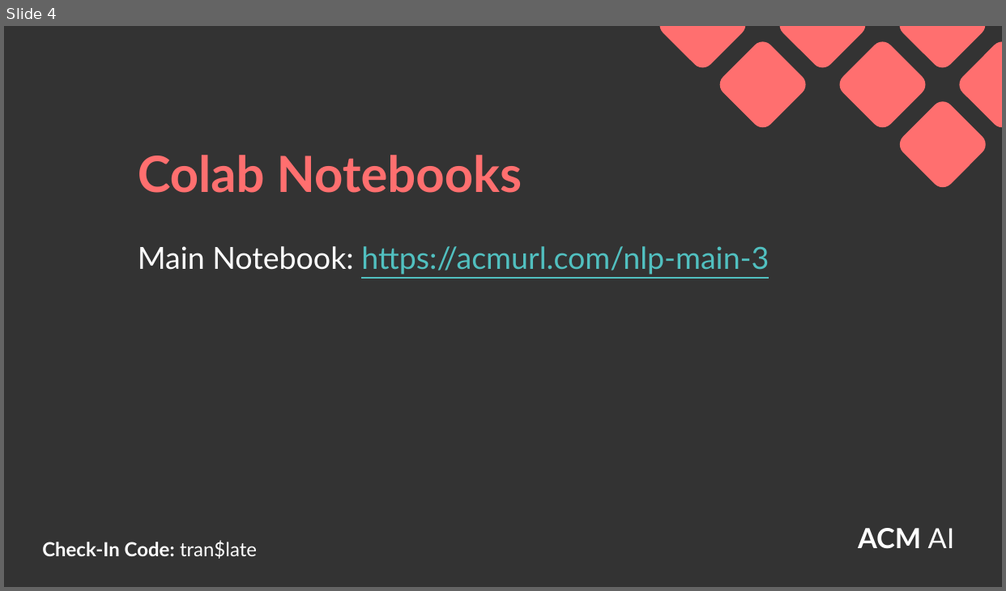
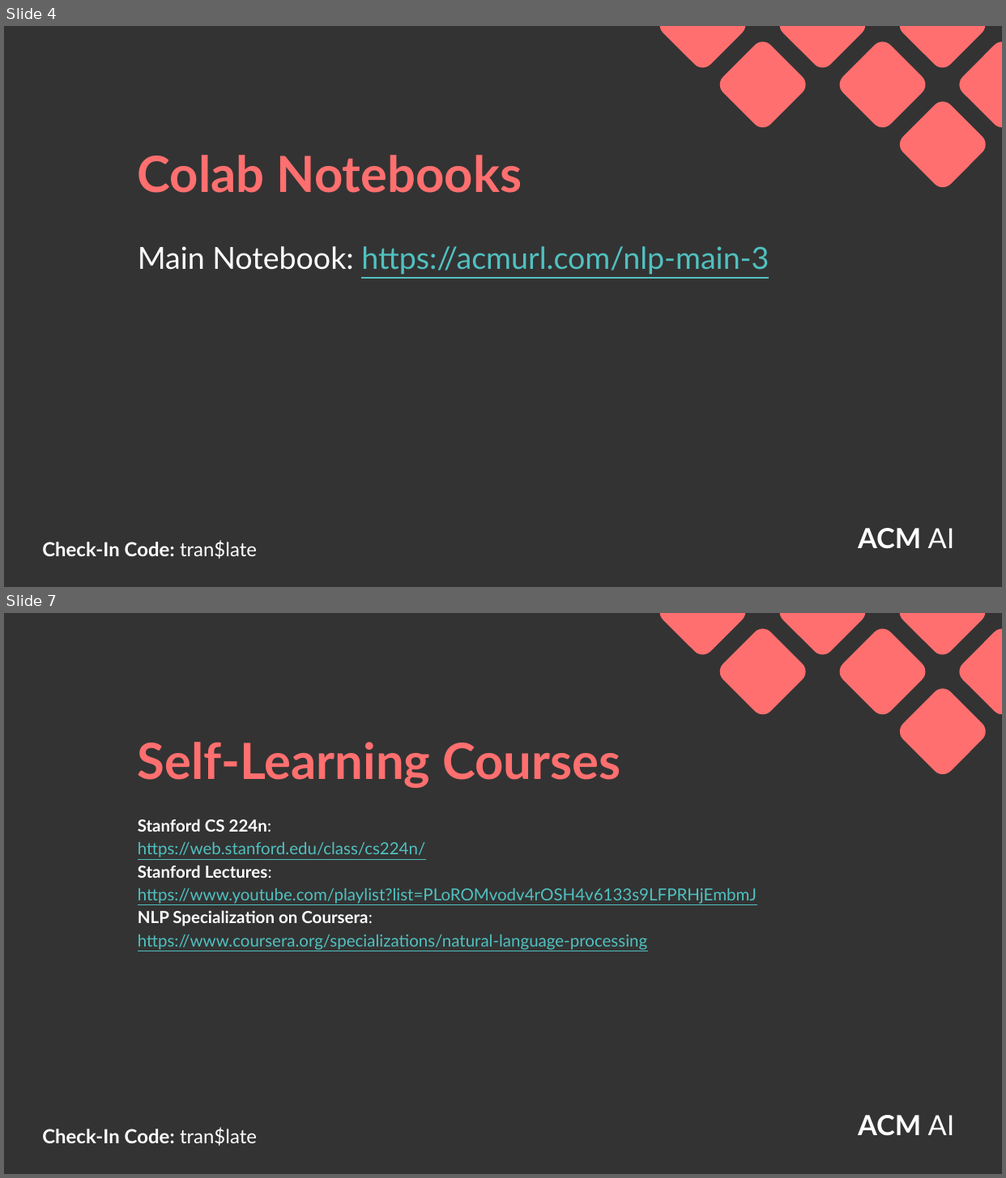
Before and after one commit to acmucsd/acm-ai-workshops, a slide deck: SP22/nlp-series/workshop-3/presentation-resources/NLP_Workshop_3_-_Seq2Seq_for_Machine_Translation.pptx. Shown one above the other, each under a label of ours: slide 4 before the commit, slides 4 and 7 after it; the slides between them are not shown. The pictures are 1006x591 and 1006x1178 pixels, drawn with LibreOffice and Linux fonts; fonts in the diff are those of the drawing; background and template pictures are left out. Boxes give left, top, right and bottom in pixels: in the first picture for what was removed or moved away, otherwise in the second. Text is boxed around its words. In the diff, an @@ line names an element or a change of style, - is before the commit and + after.

```diff
--- a/SP22/nlp-series/workshop-3/presentation-resources/NLP_Workshop_3_-_Seq2Seq_for_Machine_Translation.pptx
+++ b/SP22/nlp-series/workshop-3/presentation-resources/NLP_Workshop_3_-_Seq2Seq_for_Machine_Translation.pptx
@@ slide 7 added at [4,613,1002,1174], background #333333; not listed: 9 template elements that a slide beside it also shows @@
@@ title added at [138,742,620,788], 36 pt, text #FF6F6F, bold @@
+Self-Learning Courses
@@ text added at [138,819,756,950], 12 pt, text #51C0C0, underline @@
+Stanford CS 224n:
+https://web.stanford.edu/class/cs224n/
+Stanford Lectures:
+https://www.youtube.com/playlist?list=PLoROMvodv4rOSH4v6133s9LFPRHjEmbmJ
+NLP Specialization on Coursera:
+https://www.coursera.org/specializations/natural-language-processing
```
Also in this commit, not shown: 2 other slides added, 1 slide removed, 3 other files.
